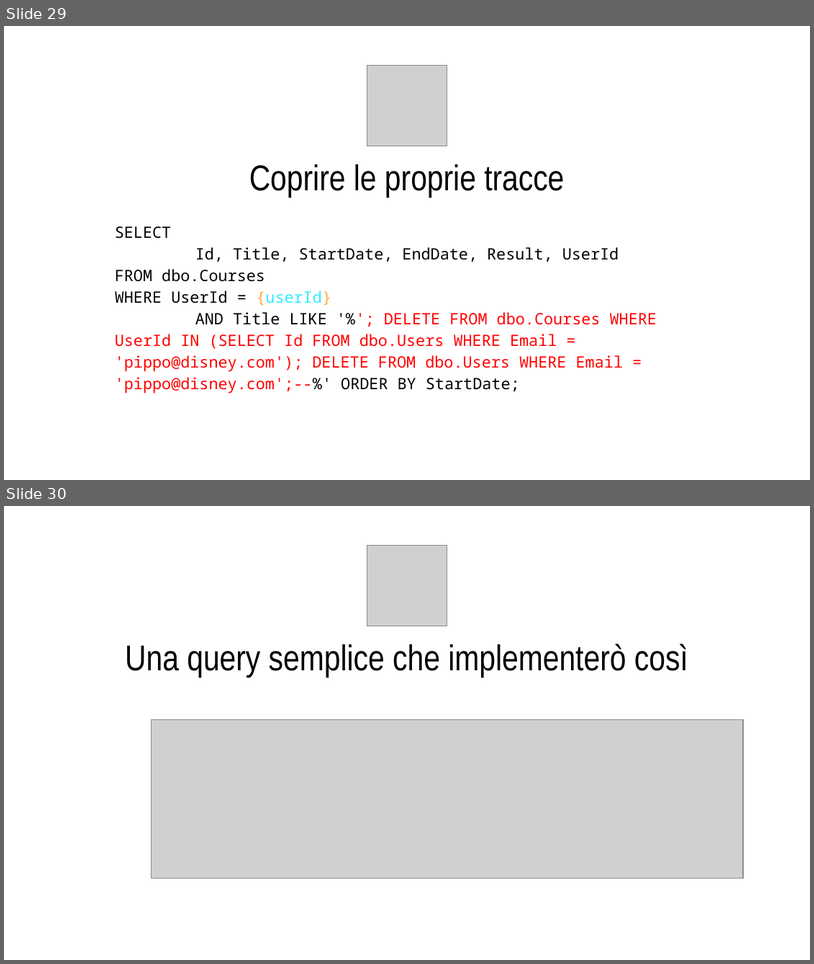
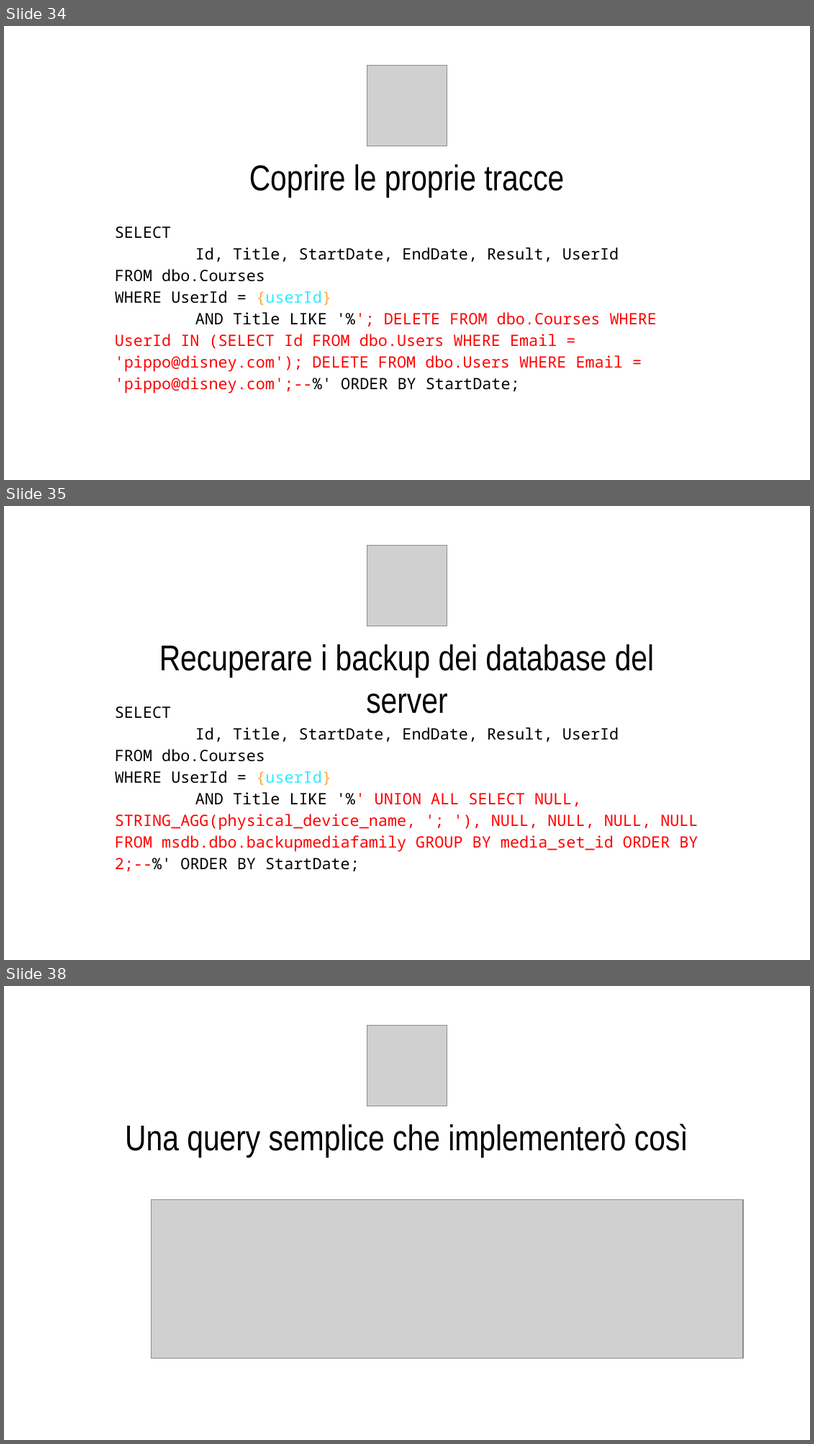
Before and after one commit to CodicePlastico/BibeCatalogue, a slide deck: 2025-10-21.PirlOverflow - SQL Injection crash(ed) course.pptx. Shown one above the other, each under a label of ours: slides 29 and 30 before the commit, slides 34, 35 and 38 after it; the slides between them are not shown. The pictures are 814x964 and 814x1444 pixels, drawn with LibreOffice and Linux fonts; fonts in the diff are those of the drawing; grey boxes stand for pictures; background and template pictures are left out. Boxes give left, top, right and bottom in pixels: in the first picture for what was removed or moved away, otherwise in the second. Text is boxed around its words. In the diff, an @@ line names an element or a change of style, - is before the commit and + after.

Commit message:
Aggiunta gestione file locali e backup

```diff
--- a/2025-10-21.PirlOverflow - SQL Injection crash(ed) course.pptx
+++ b/2025-10-21.PirlOverflow - SQL Injection crash(ed) course.pptx
@@ slide 35 added at box(4, 506, 810, 960), background #FFFFFF @@
@@ picture added at box(367, 546, 448, 626) @@
@@ title added at box(160, 644, 654, 713), 32 pt, text #000000 @@
+Recuperare i backup dei database del server
@@ title added at box(115, 706, 698, 871), 14 pt, text #FF0000 @@
+SELECT
+Id, Title, StartDate, EndDate, Result, UserId
+FROM dbo.Courses
+WHERE UserId = {userId}
+AND Title LIKE '%' UNION ALL SELECT NULL, STRING_AGG(physical_device_name, '; '), NULL, NULL, NULL, NULL FROM msdb.dbo.backupmediafamily GROUP BY media_set_id ORDER BY 2;--%' ORDER BY StartDate;
@@ what was slide 29 is now slide 34 @@
@@ what was slide 30 is now slide 38 @@
```
Also in this commit, not shown: 2 slides changed, 8 other slides added, 5 other files.
